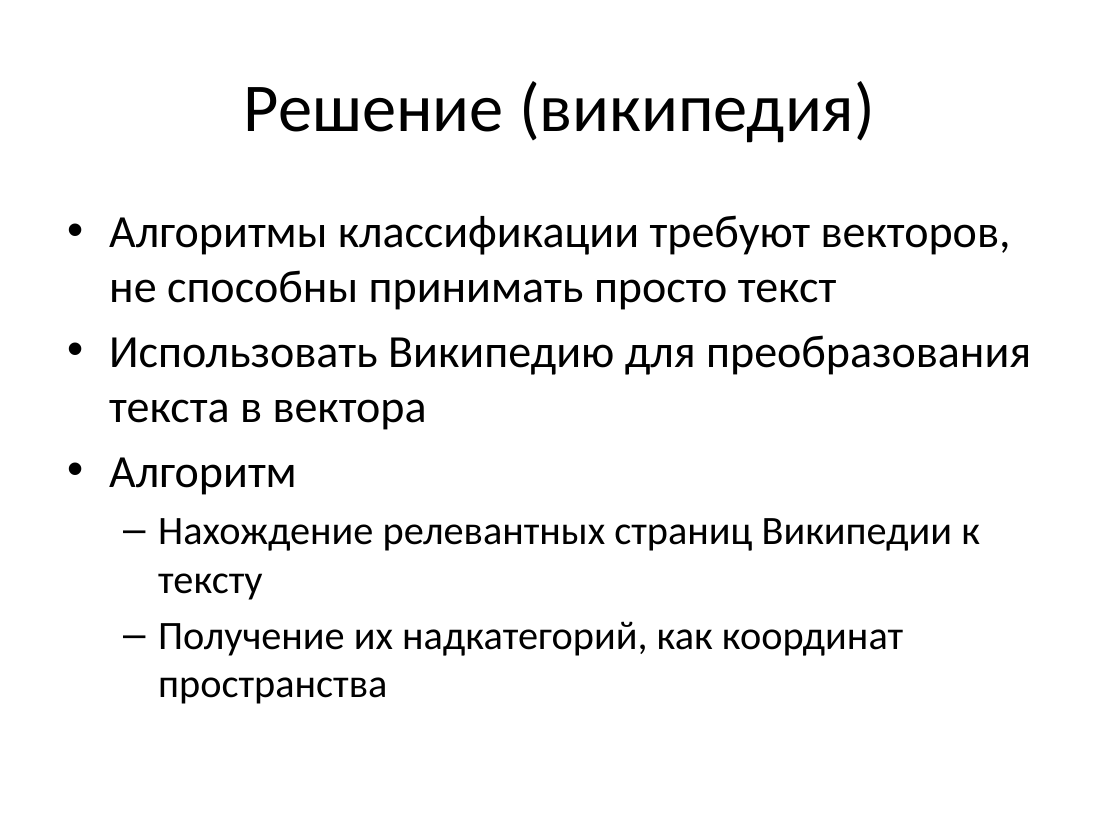
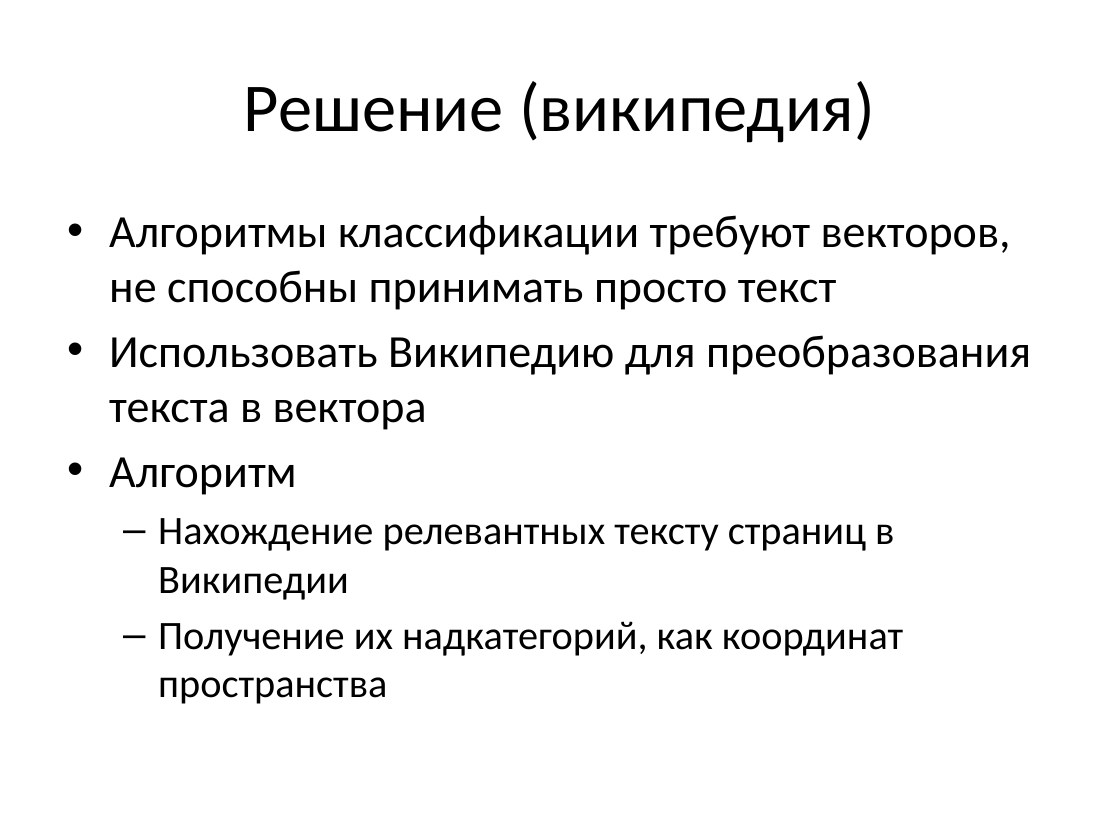
Before and after one commit to ttim/Diploma, a slide deck: slide 5 of docs/diploma.pptx. Drawn at 1120x840 pixels with LibreOffice and Linux fonts; fonts in the diff are those of the drawing. Boxes give left, top, right and bottom in pixels: in the first picture for what was removed or moved away, otherwise in the second. Text is boxed around its words. In the diff, an @@ line names an element or a change of style, - is before the commit and + after.

```diff
--- a/docs/diploma.pptx
+++ b/docs/diploma.pptx
@@ text at bbox=[158, 518, 894, 600]: text changed @@
-  – Нахождение релевантных страниц Википедии к тексту
+  – Нахождение релевантных тексту страниц в Википедии
```
Also in this commit, not shown: 6 other slides changed, 1 other file.
